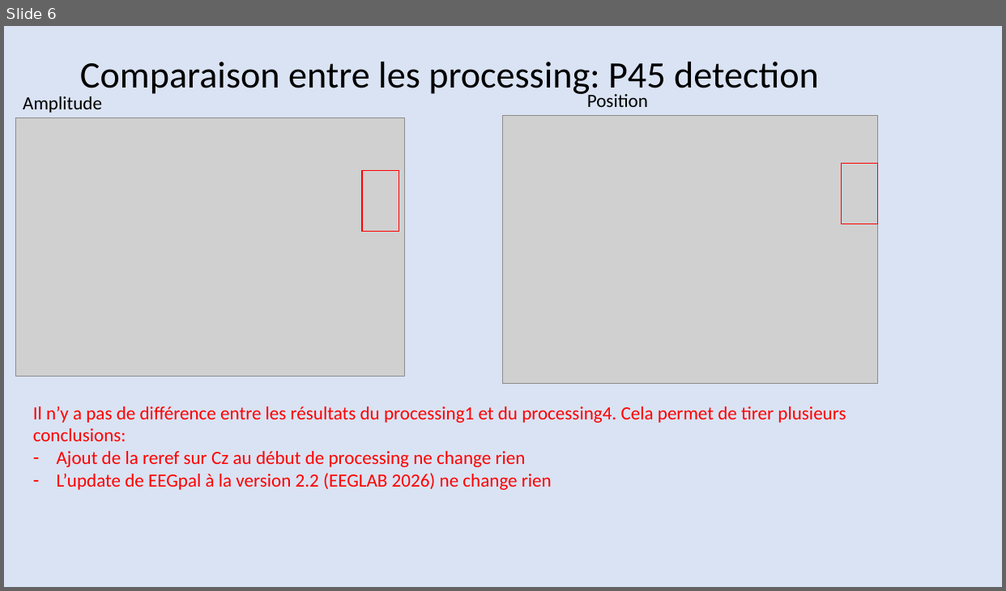
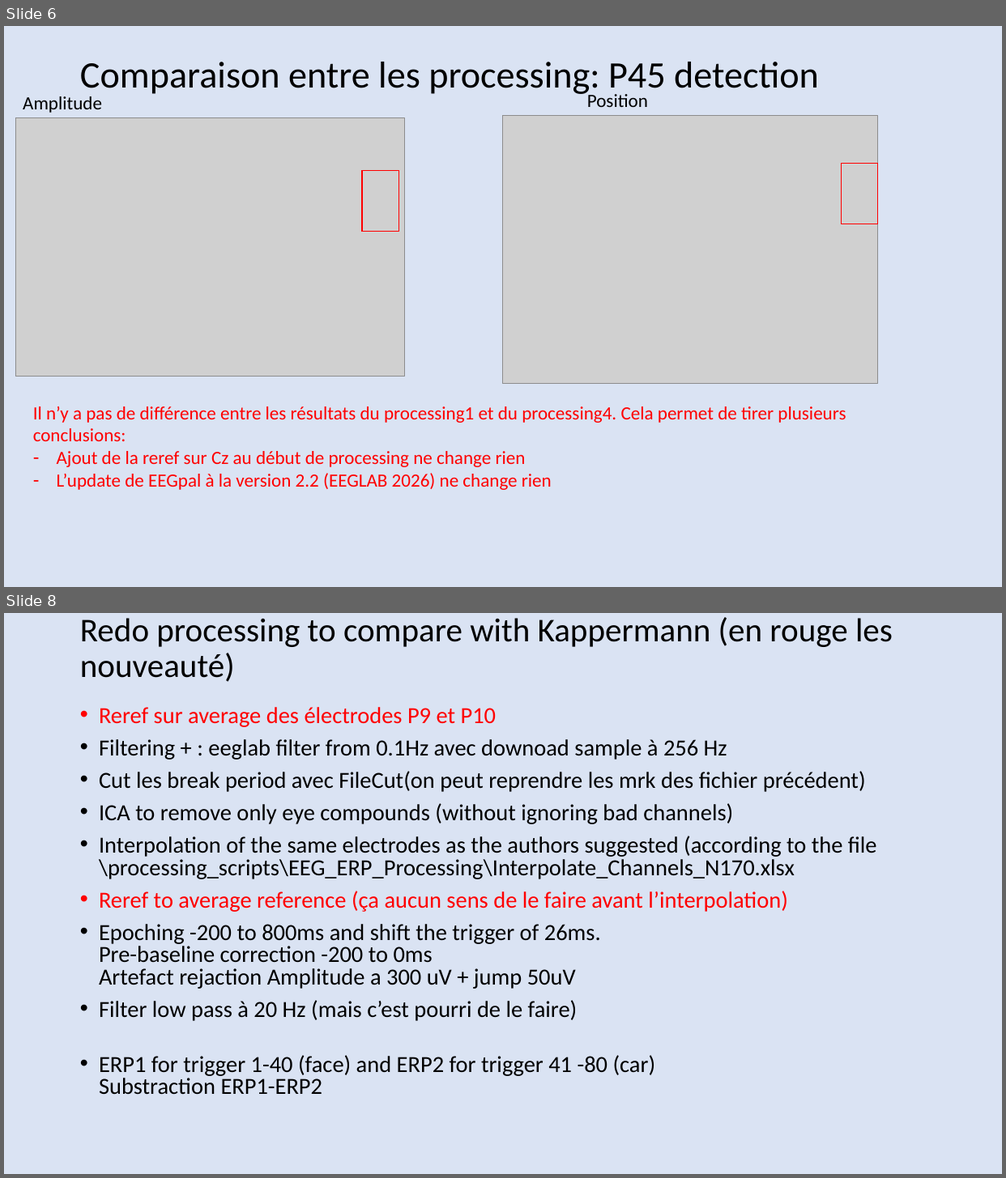
Before and after one commit to DePrettoM/EEGpal, a slide deck: Manuels/validations/Validation_EEGpal_2_2_pipeline.pptx. Shown one above the other, each under a label of ours: slide 6 before the commit, slides 6 and 8 after it; the slides between them are not shown. The pictures are 1006x591 and 1006x1178 pixels, drawn with LibreOffice and Linux fonts; fonts in the diff are those of the drawing; grey boxes stand for pictures. Boxes give left, top, right and bottom in pixels: in the first picture for what was removed or moved away, otherwise in the second. Text is boxed around its words. In the diff, an @@ line names an element or a change of style, - is before the commit and + after.

```diff
--- a/Manuels/validations/Validation_EEGpal_2_2_pipeline.pptx
+++ b/Manuels/validations/Validation_EEGpal_2_2_pipeline.pptx
@@ slide 8 added at [4,613,1002,1174], background #DAE3F3 @@
@@ title added at [80,617,893,682], 32 pt, text #000000 @@
+Redo processing to compare with Kappermann (en rouge les nouveauté)
@@ text added at [99,707,877,1095], 22.2 pt, text #000000 @@
+• Reref sur average des électrodes P9 et P10
+• Filtering + : eeglab filter from 0.1Hz avec downoad sample à 256 Hz
+• Cut les break period avec FileCut(on peut reprendre les mrk des fichier précédent)
+• ICA to remove only eye compounds (without ignoring bad channels)
+• Interpolation of the same electrodes as the authors suggested (according to the file \processing_scripts\EEG_ERP_Processing\Interpolate_Channels_N170.xlsx
+• Reref to average reference (ça aucun sens de le faire avant l’interpolation)
+• Epoching -200 to 800ms and shift the trigger of 26ms.
+  Pre-baseline correction -200 to 0ms
+  Artefact rejaction Amplitude a 300 uV + jump 50uV
+• Filter low pass à 20 Hz (mais c’est pourri de le faire)
+• ERP1 for trigger 1-40 (face) and ERP2 for trigger 41 -80 (car)
+  Substraction ERP1-ERP2
```
Also in this commit, not shown: 1 slide changed, 4 other slides added, 1 other file.
